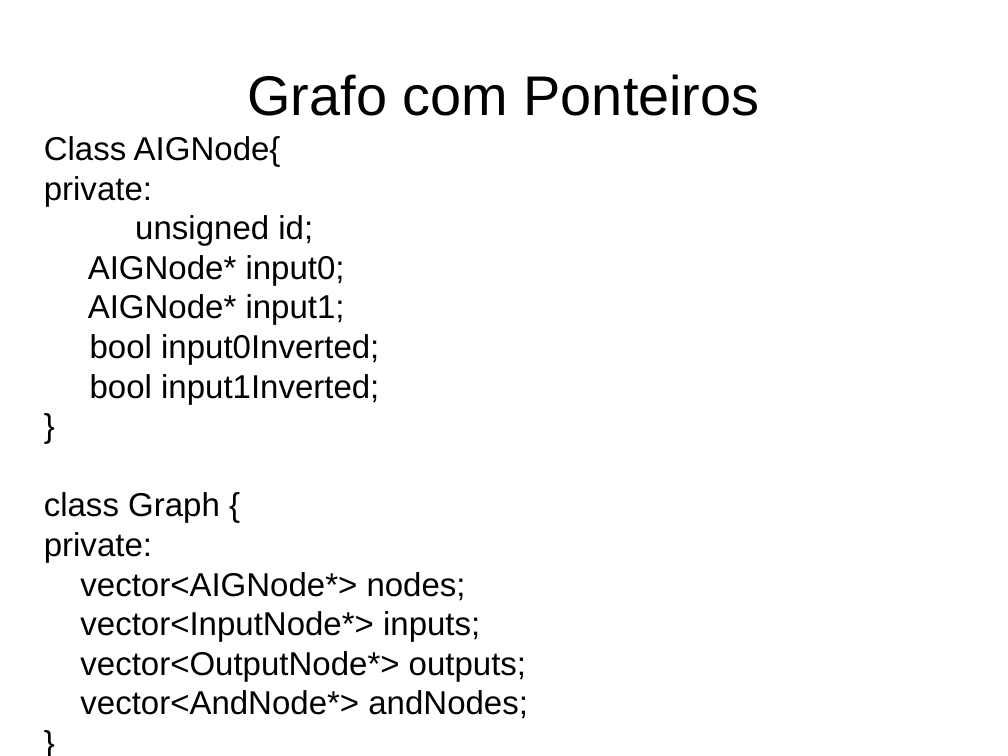
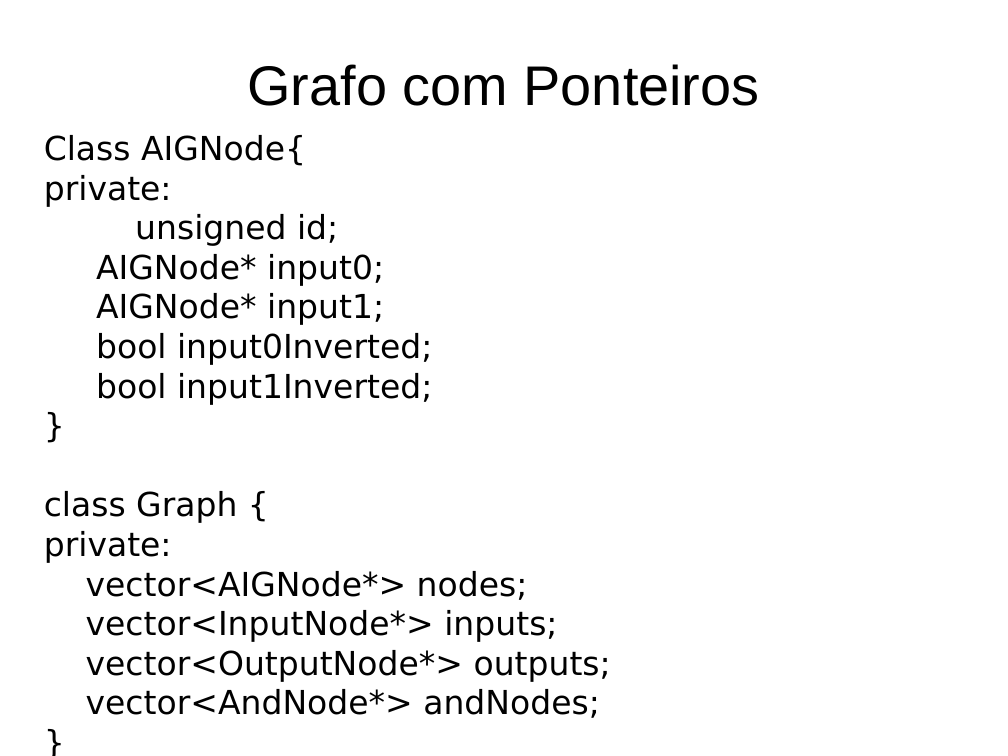
Before and after one commit to LucasAlegre/AIG, a slide deck: slide 2 of DataStructuresDefinition.odp (slide 1 before the commit). Drawn at 1008x756 pixels with LibreOffice and Linux fonts; fonts in the diff are those of the drawing. Boxes give left, top, right and bottom in pixels: in the first picture for what was removed or moved away, otherwise in the second. Text is boxed around its words. In the diff, an @@ line names an element or a change of style, - is before the commit and + after.

Commit message:
Bidirected Pointer Graph working

```diff
--- a/DataStructuresDefinition.odp
+++ b/DataStructuresDefinition.odp
@@ title "Grafo com Ponteiros": place and size @@
-title "Grafo com Ponteiros" at [248,74,760,116]
+title "Grafo com Ponteiros" at [248,64,760,106]
@@ subtitle "Class AIGNode{" at [44,135,611,718]: font Arial to DejaVu Sans @@
```
Also in this commit, not shown: 3 other slides changed, 1 slide added, 23 other files.
